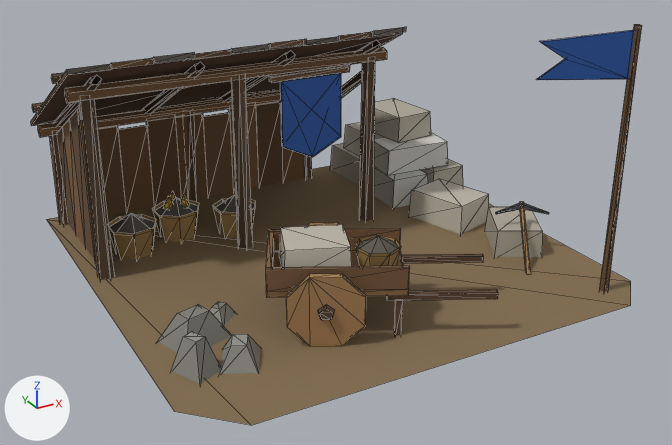
What one commit did to the glTF model art-pipeline/models/mining-camp.glb.
Before and after are seen from a 50 mm lens placed at (-4.81, -9.0, 4.93), pointed at (-0.06, -0.37, 0.61). Lighting does not change. The marker at lower left points along +X, +Y and +Z. The older version comes first. Mesh edges are drawn as thin lines. Vertices at exactly the same position are counted once.

In view in the first picture: 'mining-camp'.
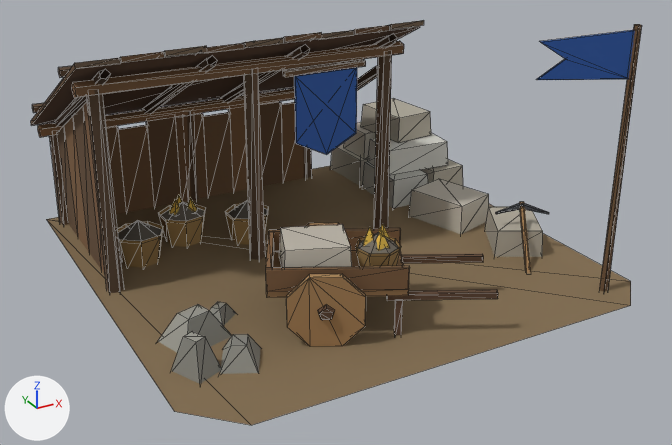
Pixel boxes [x1, y1, x2, y2] of what changed, in the pictures (672 x 445 px; the box of a moved part takes in the faces that stretch with it):
'mining-camp', reshaped
    before: [31, 24, 642, 425]
    after: [31, 20, 642, 425]
part 1 of me_mining_camp, added
    after: [379, 224, 391, 240]
part 2 of me_mining_camp, added
    after: [376, 230, 389, 250]
part 3 of me_mining_camp, added
    after: [363, 228, 373, 246]
part 4 of me_mining_camp, moved or reshaped
    before: [280, 73, 339, 147]
    after: [295, 68, 357, 155]
part 5 of me_mining_camp, added
    after: [294, 68, 350, 142]
part 6 of me_mining_camp, deleted
    before: [269, 66, 350, 83]
part 7 of me_mining_camp, moved or reshaped
    before: [31, 32, 403, 280]
    after: [31, 25, 420, 293]
part 8 of me_mining_camp, moved or reshaped
    before: [358, 236, 398, 254]
    after: [358, 232, 398, 254]
part 9 of me_mining_camp, edited (looks the same)
    both: [158, 24, 642, 384]
part 10 of me_mining_camp, recoloured
    before: [282, 83, 341, 157]

The edits, one by one:
me_mining_camp is used by ob_mining_camp; location (0.0, 0.0, 0.0).
Verts and faces of me_mining_camp; kept vertices keep their numbers, new ones are numbered from 707.
Before the commit, vertices of me_mining_camp: 631 (-0.24, -1.59, 0.97) at pixel (378, 235).
me_mining_camp had 707 vertices, 792 faces and spanned x -2.78..2.72, y -2.72..2.82, z -0.02..3.0.
me_mining_camp now has 722 vertices, 804 faces and spans x -2.78..2.72, y -2.72..2.82, z -0.02..3.0.
me_mining_camp part 1: the loose piece of 5 vertices spanning x -1.36..-1.2, y 1.28..1.44, z 0.42..0.59 is copied, and the copy is turned 63 degrees about the z axis through its middle and scaled by 1.12, then moved by (1.12, -2.91, 0.47); it spans x -0.25..-0.08, y -1.63..-1.46, z 0.88..1.07.
me_mining_camp part 2: the loose piece of 5 vertices spanning x -1.53..-1.39, y 1.33..1.47, z 0.42..0.59 is copied, and the copy is turned 63 degrees about the z axis through its middle and scaled by 1.12, then moved by (1.21, -3.07, 0.47); it spans x -0.32..-0.19, y -1.74..-1.6, z 0.88..1.07.
me_mining_camp part 3: the loose piece of 5 vertices spanning x -1.36..-1.2, y 1.28..1.44, z 0.42..0.59 is copied, and the copy is turned 177.6 degrees about the z axis through its middle and scaled by 1.12, then moved by (0.96, -2.91, 0.47); it spans x -0.41..-0.23, y -1.64..-1.46, z 0.88..1.07.
me_mining_camp part 4: the loose piece of 5 vertices spanning x -0.28..0.52, y 0.59, z 1.08..2.08 is mirrored in x about its middle, then moved by (0.0, -0.39, 0.15).
me_mining_camp part 5: the loose piece of 5 vertices spanning x -0.28..0.52, y 0.59, z 1.08..2.08 is copied, and the copy is moved by (0.0, -0.37, 0.15); it spans x -0.28..0.52, y 0.22, z 1.23..2.23.
me_mining_camp part 6: the loose piece of 8 vertices spanning x -0.4..0.64, y 0.57..0.63, z 2.08..2.14 is deleted.
Part 7, on me_mining_camp:
2 vertices are removed from x -0.28..0.52, y 0.56, z 1.28..2.08.
3 faces are deleted.
69 vertices in x -2.78..1.3, y 0.38..0.95, z 1.91..2.57 move by (0.0, -0.37, 0.15).
24 vertices in x -2.3..1.26, y 0.31..0.34, z 2.53..2.61 move by (0.0, -0.37, 0.14).
22 vertices in x -2.27..-1.7, y 0.91..1.49, z 0.0..0.54 move by (0.0, -0.25, 0.0).
22 vertices in x -0.93..-0.4, y 0.88..1.42, z 0.0..0.54 move by (0.06, -0.25, 0.0).
21 vertices in x -1.63..-1.06, y 1.13..1.71, z 0.0..0.54 move by (0.02, -0.17, 0.0).
17 vertices in x -2.58..1.1, y 0.62..0.82, z 0.0 move by (0.0, -0.37, 0.0).
53 vertices move from x -2.78..1.3, y 0.56..2.06, z 0.0..2.39 to x -2.78..1.3, y 0.2..1.96, z 0.0..2.54.
5 vertices are added at (0.64, 0.2, 2.29), (0.64, 0.26, 2.23), (0.64, 0.26, 2.29), (-0.4, 0.2, 2.23), (0.64, 0.2, 2.23).
12 new faces join them, mat_palette.
Part 8, on me_mining_camp:
Vertex 631 moves to (-0.24, -1.59, 1.01), pixel (378, 232).
me_mining_camp part 9: 78 kept faces spanning x -2.74..2.35, y -2.34..2.82, z 0.0..3.0 get new vertex colours.
me_mining_camp part 10: 1 face spanning x -0.4, y 0.2..0.26, z 2.23..2.29 switches from mat_teamcolor (blue #2c5aa8) to mat_palette.
Other edits to the shape of me_mining_camp do not show in these pictures.
